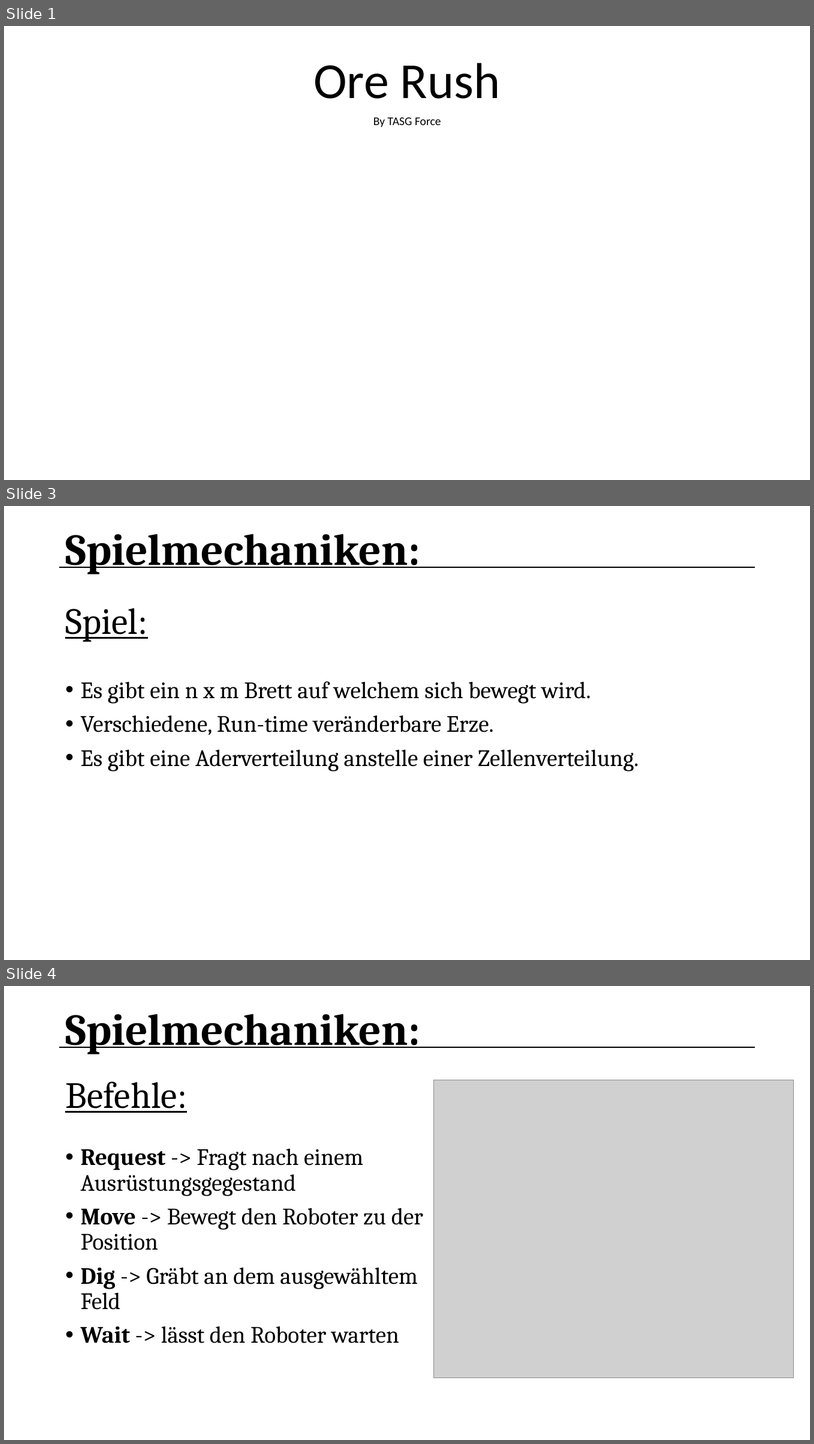
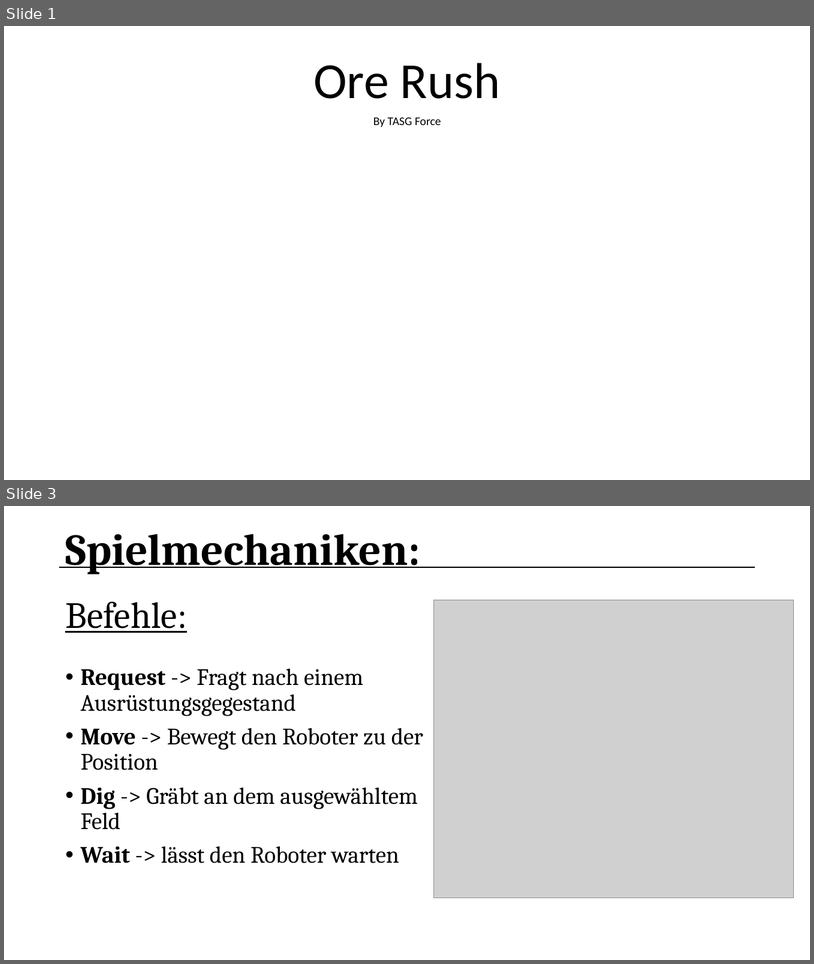
Before and after one commit to Siesma/OreRush, a slide deck: documents/Milestone 1 - Presentation.pptx. Shown one above the other, each under a label of ours: slides 1, 3 and 4 before the commit, slides 1 and 3 after it; the slides between them are not shown. The pictures are 814x1444 and 814x964 pixels, drawn with LibreOffice and Linux fonts; fonts in the diff are those of the drawing; grey boxes stand for pictures. Boxes give left, top, right and bottom in pixels: in the first picture for what was removed or moved away, otherwise in the second. Text is boxed around its words. In the diff, an @@ line names an element or a change of style, - is before the commit and + after.

```diff
--- a/documents/Milestone 1 - Presentation.pptx
+++ b/documents/Milestone 1 - Presentation.pptx
@@ slide 3 removed at [4,506,810,960], background #FFFFFF @@
@@ text removed at [65,534,420,574] @@
-Spielmechaniken:
@@ line removed from (60, 567) to (755, 567) @@
@@ title removed at [65,608,147,642] @@
-Spiel:
@@ text removed at [81,681,639,771] @@
-• Es gibt ein n x m Brett auf welchem sich bewegt wird.
-• Verschiedene, Run-time veränderbare Erze.
-• Es gibt eine Aderverteilung anstelle einer Zellenverteilung.
@@ what was slide 4 is now slide 3 @@
```
Also in this commit, not shown: 1 slide changed.
